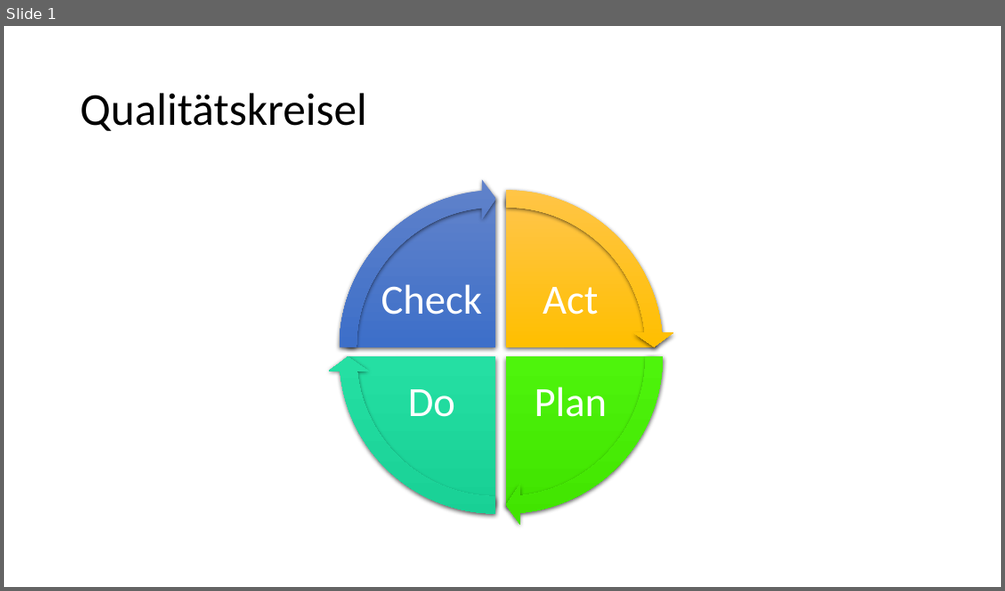
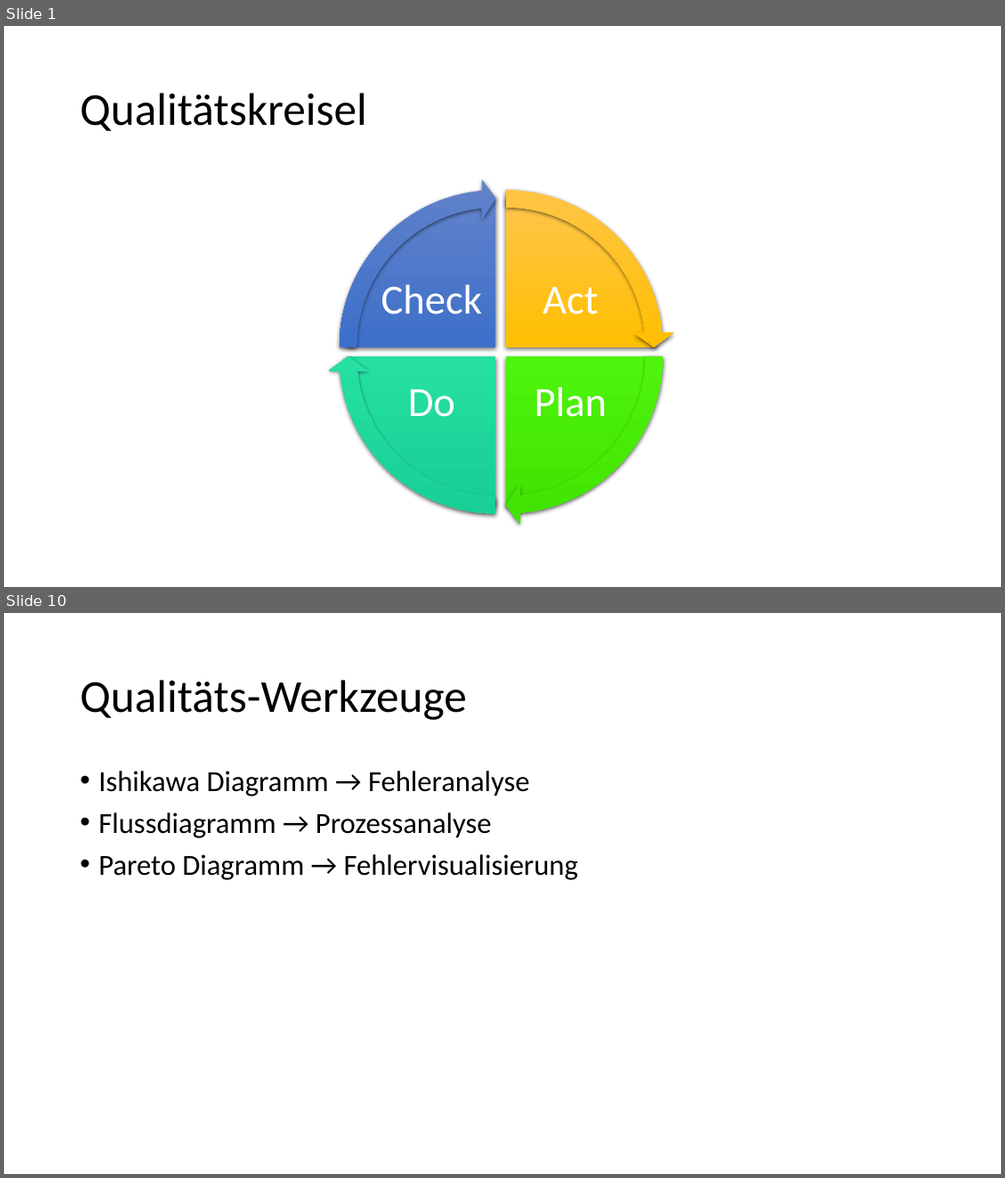
Before and after one commit to Masterarth/PM, a slide deck: documents/projectmanagement/Steuerung/Qualitätskreisel.pptx. Shown one above the other, each under a label of ours: slide 1 before the commit, slides 1 and 10 after it; the slides between them are not shown. The pictures are 1005x591 and 1005x1178 pixels, drawn with LibreOffice and Linux fonts; fonts in the diff are those of the drawing. Boxes give left, top, right and bottom in pixels: in the first picture for what was removed or moved away, otherwise in the second. Text is boxed around its words. In the diff, an @@ line names an element or a change of style, - is before the commit and + after.

```diff
--- a/documents/projectmanagement/Steuerung/Qualitätskreisel.pptx
+++ b/documents/projectmanagement/Steuerung/Qualitätskreisel.pptx
@@ slide 10 added at (4, 613, 1001, 1174), background #FFFFFF @@
@@ title added at (80, 680, 466, 720), 44 pt, text #000000 @@
+Qualitäts-Werkzeuge
@@ text added at (98, 771, 578, 880), 28 pt, text #000000 @@
+• Ishikawa Diagramm → Fehleranalyse
+• Flussdiagramm → Prozessanalyse
+• Pareto Diagramm → Fehlervisualisierung
```
Also in this commit, not shown: 12 other slides added, 9 other files.
